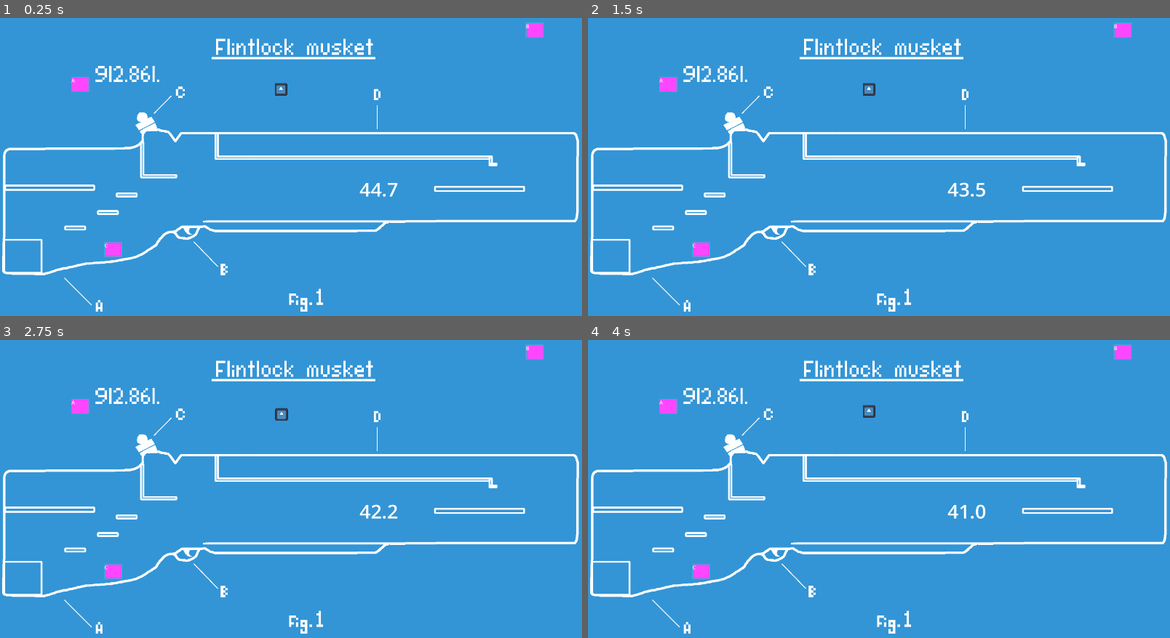
Above: before the commit, frames 1-4 (two rows, left to right).
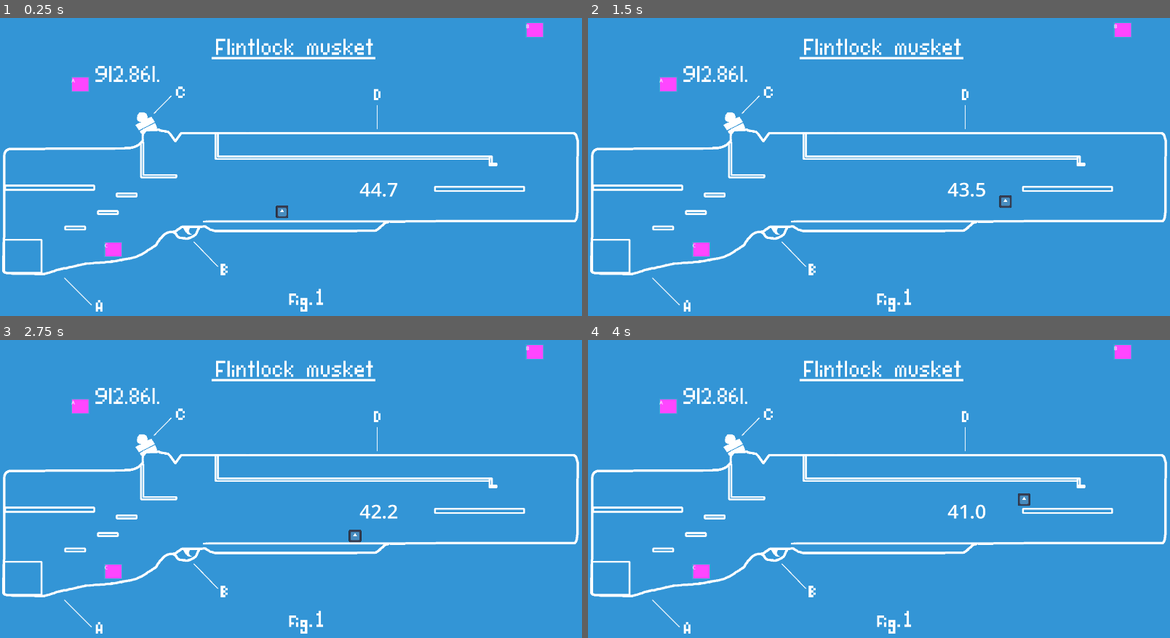
Above: after the commit, the same moments.

Repository: simenhs/piratsyltetoey
Game: Godot game, scene res://scenes/persistent_world/persistent_world.tscn
Same seed, same stepped clock (60 frames per second), same inputs: the game is played once before the commit and once after it. The engine's default icon, where the game draws it, is replaced by a stand-in: a white triangle on a blue panel in a dark square.
Inputs:
- Up to frame 1 (0.25 s): no input
- Up to frame 2 (1.5 s): hold D (right) from 0.53 s (still down); tap Shift (dash) at 0.6 s; tap Space (jump) at 0.77 s; tap E (use) at 1.35 s
- Up to frame 3 (2.75 s): tap Space (jump) at 1.52 s; release D (right) at 2.03 s; hold A (left) from 2.03 s (still down); tap Shift (dash) at 2.1 s
- Up to frame 4 (4 s): release A (left) at 2.78 s; hold D (right) from 2.78 s (still down); tap E (use) at 2.85 s; tap Space (jump) at 3.02, 3.77 s; tap Shift (dash) at 3.6 s

The runs differ from the first frame. In frame 1, 0.1% of the frame differs, in the area x 47-50%, y 21-68%; in frame 2, 0.1%; in frame 3, 0.1%, in the area x 47-63%, y 22-69%; in frame 4, 0.1%.
Error in both runs: Cannot call method 'show' on a null value. (res://scenes/level1/level_1.gd:31)

Commit message:
Added pickup sound resource

Diff:
--- /dev/null
+++ b/godot/resources/sound_effects/pickup.tres
@@ -0,0 +1,9 @@
+[gd_resource type="Resource" script_class="SoundEffect" load_steps=3 format=3 uid="uid://0spyh38in14r"]
+
+[ext_resource type="Script" path="res://scripts/custom_resource_bases/sound_effect.gd" id="1_04r7k"]
+[ext_resource type="AudioStream" uid="uid://dcdfxx1r8whq0" path="res://assets/audio/pop.mp3" id="2_ia75j"]
+
+[resource]
+script = ExtResource("1_04r7k")
+name = "hit_metal"
+streams = Array[AudioStream]([ExtResource("2_ia75j")])
--- a/godot/scenes/level1/level1.tscn
+++ b/godot/scenes/level1/level1.tscn
@@ -12,18 +12,24 @@
 [node name="World" parent="." instance=ExtResource("1_cwunv")]
 
 [node name="Player" parent="." instance=ExtResource("2_qf4gi")]
-position = Vector2(927, 309)
+position = Vector2(930, 681)
 
 [node name="pickupObject" parent="." instance=ExtResource("3_8oqeh")]
 position = Vector2(236, 264)
+ejection_force = Vector2(300, 300)
+ejection_delay = 0.0
 
 [node name="pickupObject2" parent="." instance=ExtResource("3_8oqeh")]
 position = Vector2(1735, 85)
 display_name = "B"
+ejection_force = Vector2(300, 300)
+ejection_delay = 0.0
 
 [node name="pickupObject3" parent="." instance=ExtResource("3_8oqeh")]
 position = Vector2(345, 809)
 display_name = "C"
+ejection_force = Vector2(300, 300)
+ejection_delay = 0.0
 
 [node name="TimerLabel" type="Label" parent="."]
 unique_name_in_owner = true
